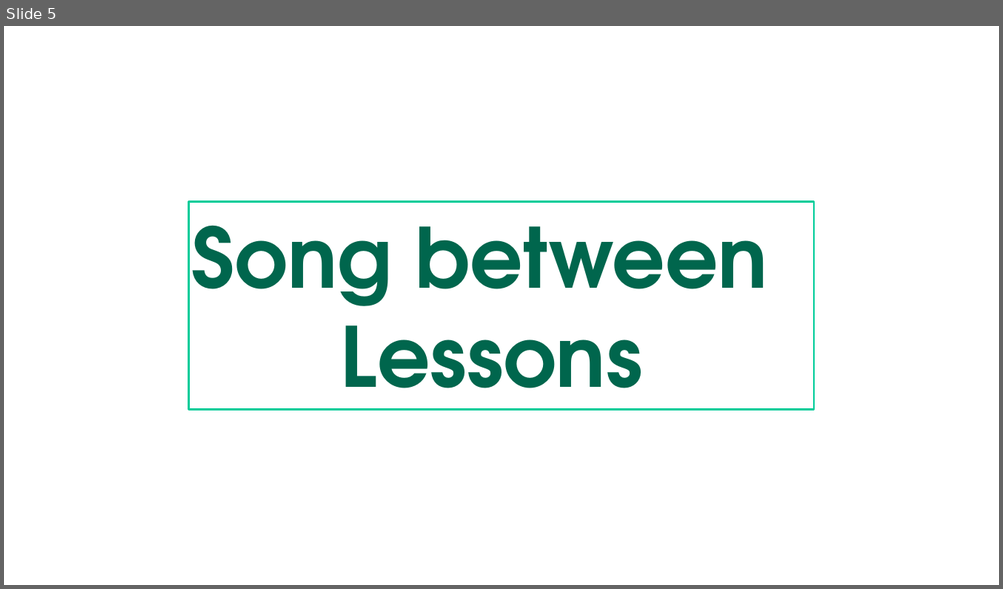
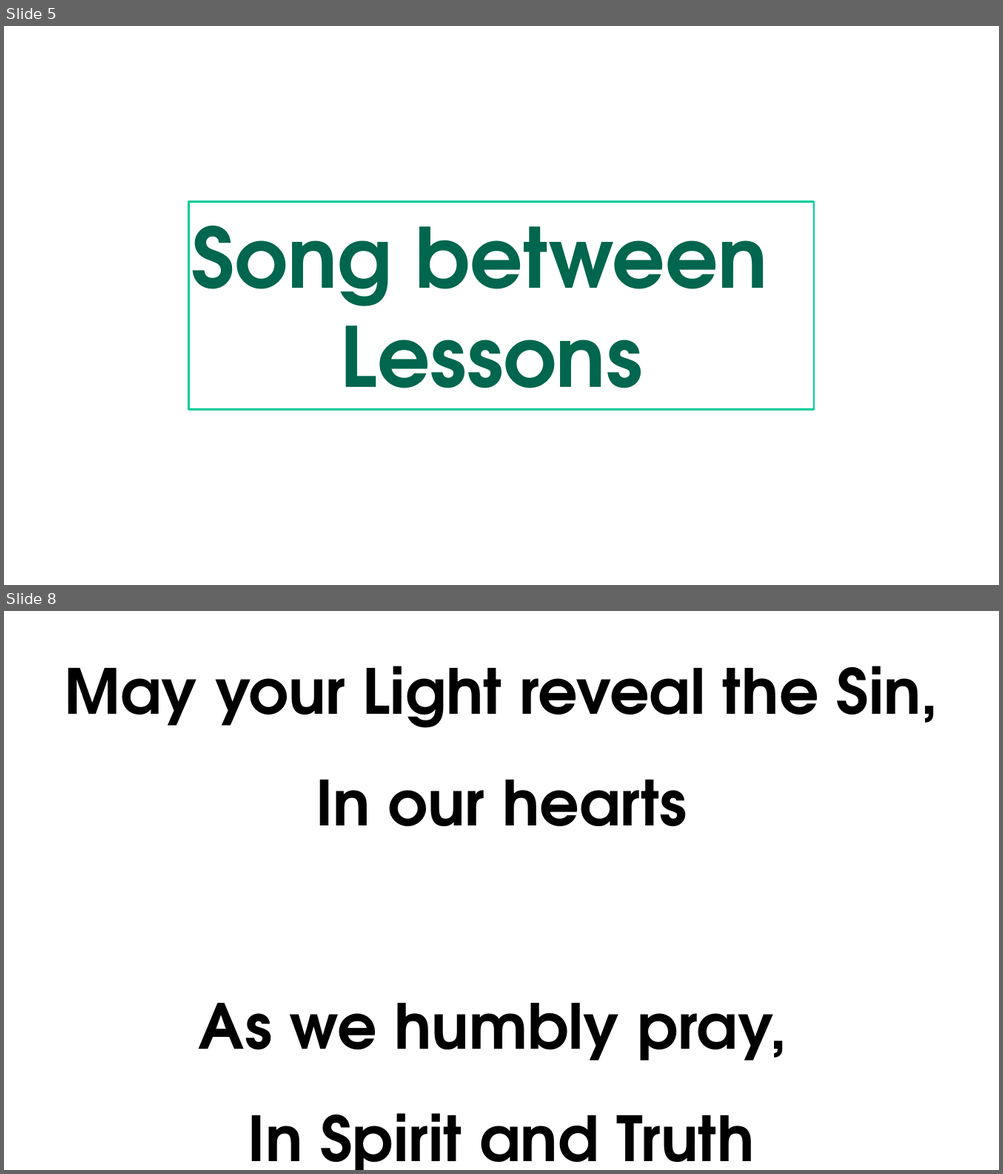
Before and after one commit to gijocode/Church_PPT_Utility, a slide deck: templates/english_arial_service_template.pptx. Shown one above the other, each under a label of ours: slide 5 before the commit, slides 5 and 8 after it; the slides between them are not shown. The pictures are 1003x589 and 1003x1174 pixels, drawn with LibreOffice and Linux fonts; fonts in the diff are those of the drawing. Boxes give left, top, right and bottom in pixels: in the first picture for what was removed or moved away, otherwise in the second. Text is boxed around its words. In the diff, an @@ line names an element or a change of style, - is before the commit and + after.

```diff
--- a/templates/english_arial_service_template.pptx
+++ b/templates/english_arial_service_template.pptx
@@ slide 8 added at [4, 611, 999, 1170], background #FFFFFF @@
@@ text added at [65, 666, 939, 1170], 60 pt, text #000000, bold @@
+May your Light reveal the Sin,
+In our hearts
+As we humbly pray,
+In Spirit and Truth
```
Also in this commit, not shown: 3 other slides added.
